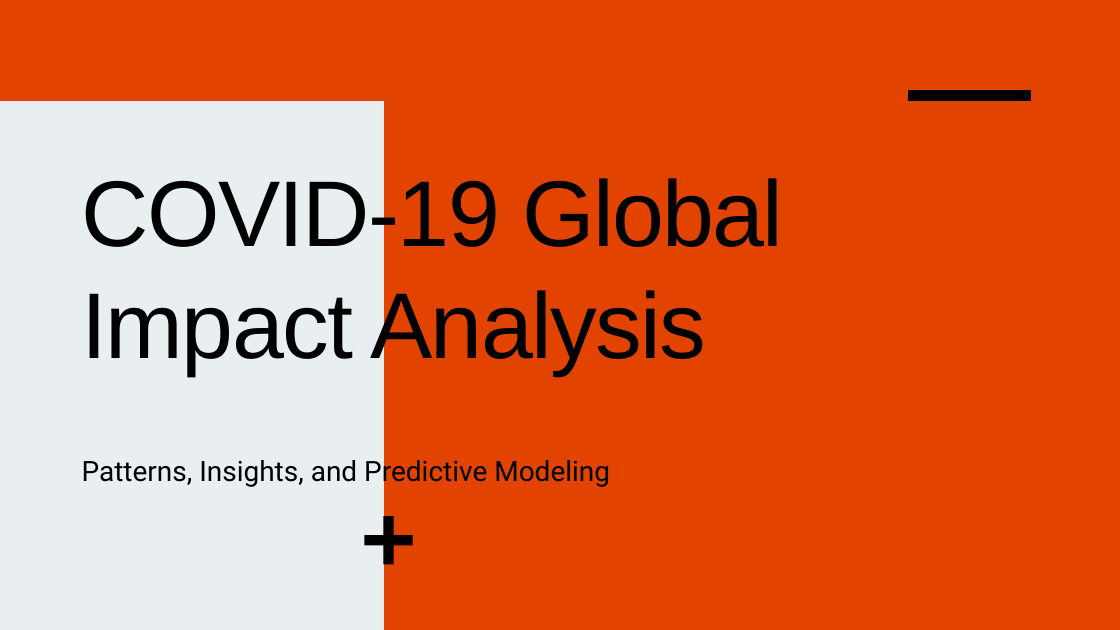
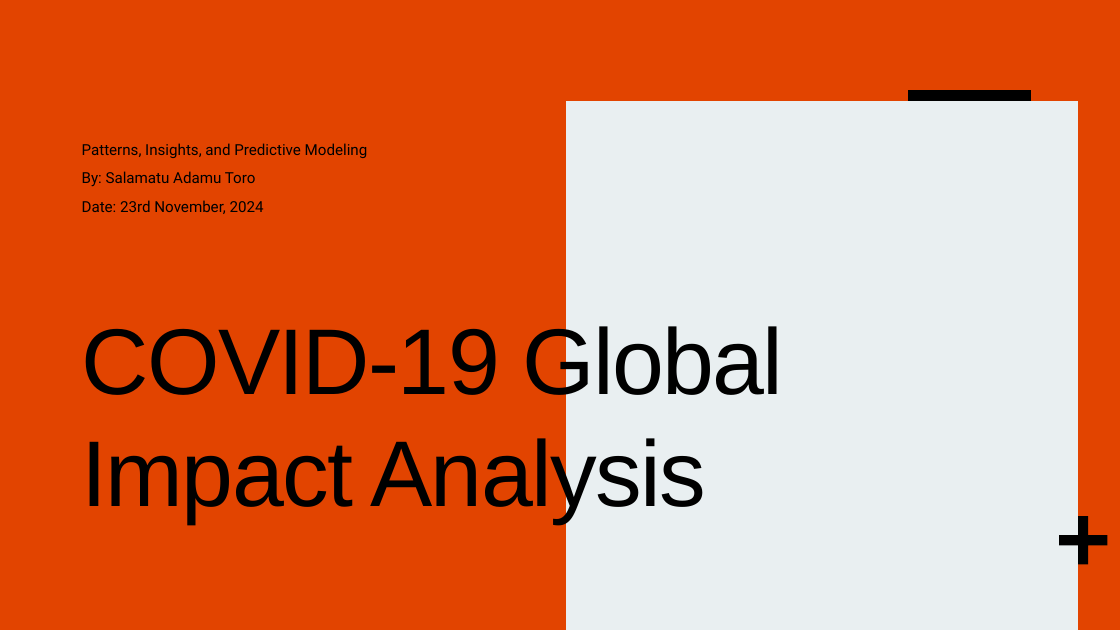
Before and after one commit to salma1990toro/capstone-data-science, a slide deck: slide 1 of Presentation.odp. Drawn at 1120x630 pixels with LibreOffice and Linux fonts; fonts in the diff are those of the drawing. Boxes give left, top, right and bottom in pixels: in the first picture for what was removed or moved away, otherwise in the second. Text is boxed around its words. In the diff, an @@ line names an element or a change of style, - is before the commit and + after.

```diff
--- a/Presentation.odp
+++ b/Presentation.odp
@@ freeform shape: place and size @@
-freeform shape at [0,101,384,630]
+freeform shape at [566,101,1078,630]
@@ subtitle "Patterns, Insights, and Predictive Modeling": place and size @@
-subtitle "Patterns, Insights, and Predictive Modeling" at [82,455,610,488]
+subtitle "Patterns, Insights, and Predictive Modeling" at [82,143,368,214]
@@ subtitle "Patterns, Insights, and Predictive Modeling" at [82,143,368,214]: vertical alignment bottom to top @@
@@ subtitle at [82,143,368,158]: size 24 to 13 pt in "Patterns, Insights, and Predictive Modeling"; line spacing 1 to 0.9 @@
@@ subtitle at [82,171,264,214]: paragraphs added @@
+By: Salamatu Adamu Toro
+Date: 23rd November, 2024
@@ title "COVID-19 Global Impact Analysis": place and size @@
-title "COVID-19 Global Impact Analysis" at [82,172,783,375]
+title "COVID-19 Global Impact Analysis" at [82,320,783,523]
@@ title "COVID-19 Global Impact Analysis" at [82,320,783,523]: vertical alignment top to bottom @@
@@ freeform shape: place and size @@
-freeform shape at [365,516,413,564]
+freeform shape at [1060,516,1107,564]
```
